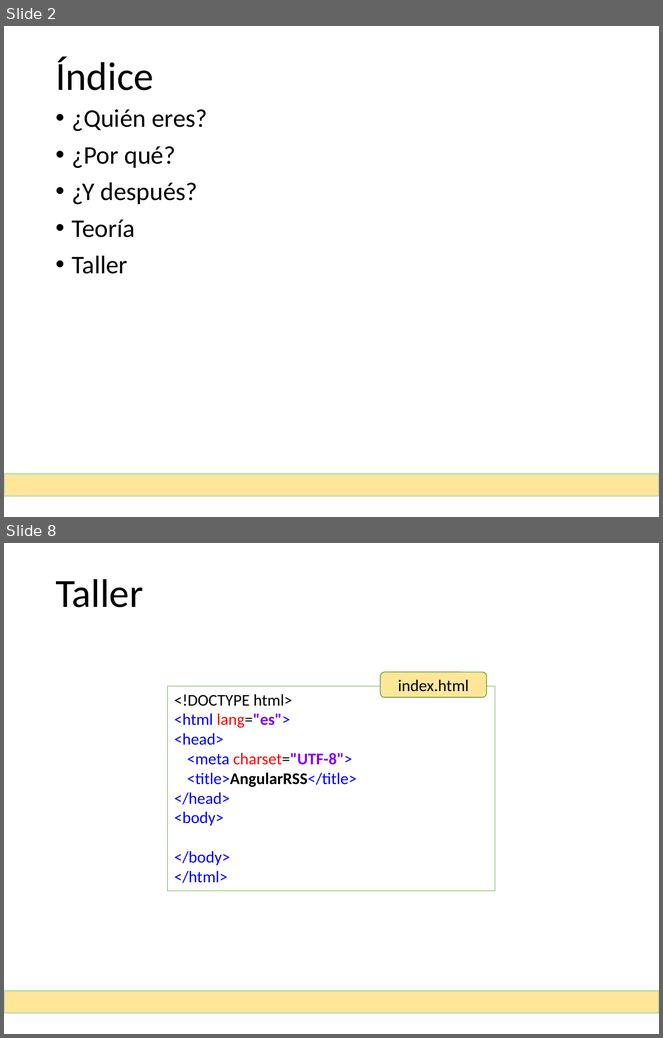
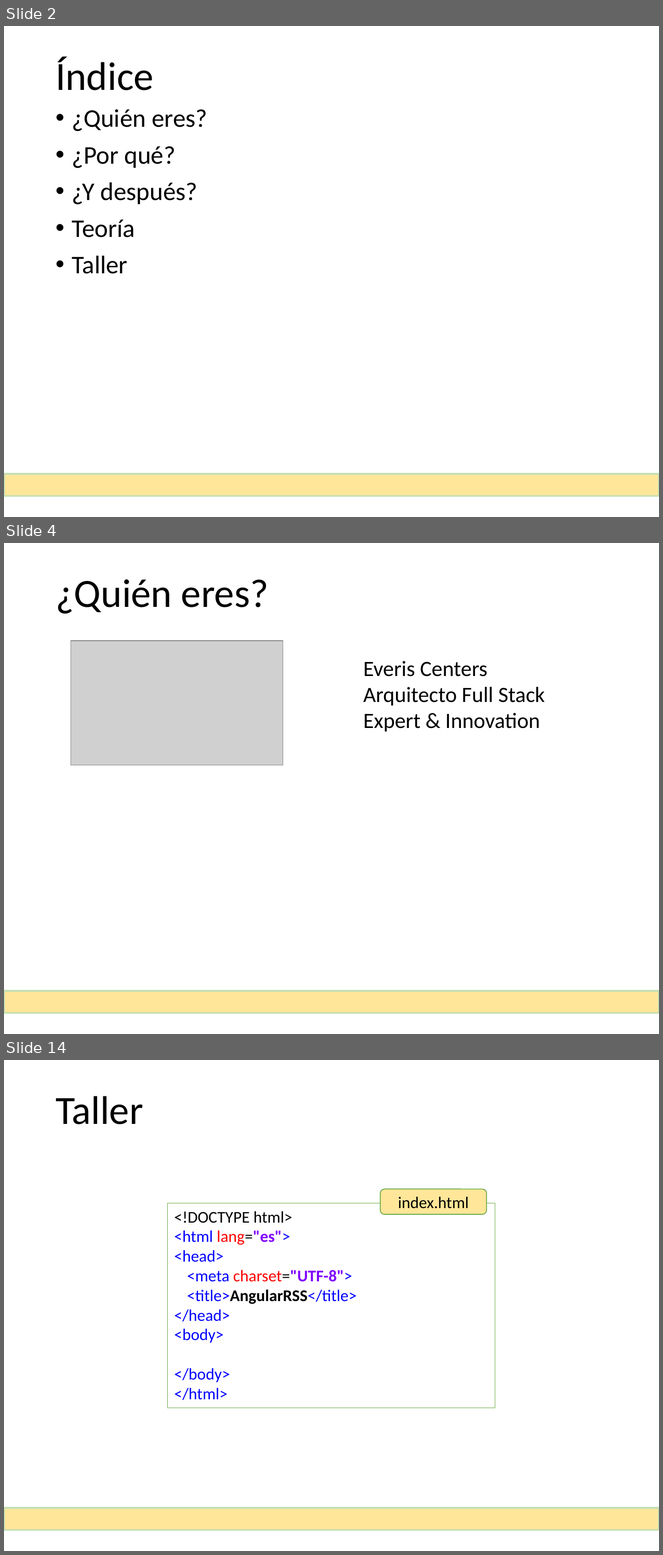
Before and after one commit to MarcosGinel/rss, a slide deck: documentacion/Taller de AngularJS.pptx. Shown one above the other, each under a label of ours: slides 2 and 8 before the commit, slides 2, 4 and 14 after it; the slides between them are not shown. The pictures are 663x1038 and 663x1555 pixels, drawn with LibreOffice and Linux fonts; fonts in the diff are those of the drawing; grey boxes stand for pictures. Boxes give left, top, right and bottom in pixels: in the first picture for what was removed or moved away, otherwise in the second. Text is boxed around its words. In the diff, an @@ line names an element or a change of style, - is before the commit and + after.

```diff
--- a/documentacion/Taller de AngularJS.pptx
+++ b/documentacion/Taller de AngularJS.pptx
@@ slide 4 added at <box>4,543,659,1034</box>, background #FFFFFF @@
@@ title added at <box>55,579,269,614</box>, 44 pt, text #000000 @@
+¿Quién eres?
@@ picture added at <box>71,641,283,765</box> @@
@@ text added at <box>363,661,545,732</box>, 24 pt, text #000000 @@
+Everis Centers
+Arquitecto Full Stack
+Expert & Innovation
@@ rectangle added at <box>4,991,659,1013</box>, fill #FFE699, outline #C5E0B4 2.25 pt @@
@@ what was slide 8 is now slide 14 @@
```
Also in this commit, not shown: 7 slides changed, 20 other slides added, 3 slides removed, 2 other files.
